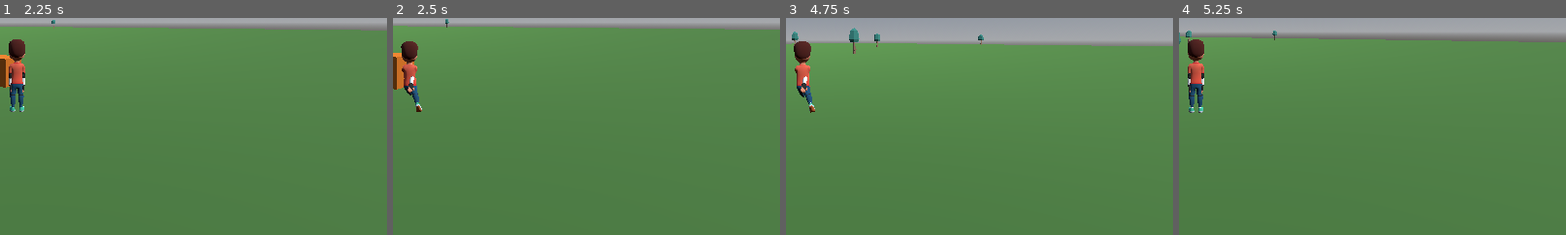
Above: before the commit, frames 1-4 (left to right).
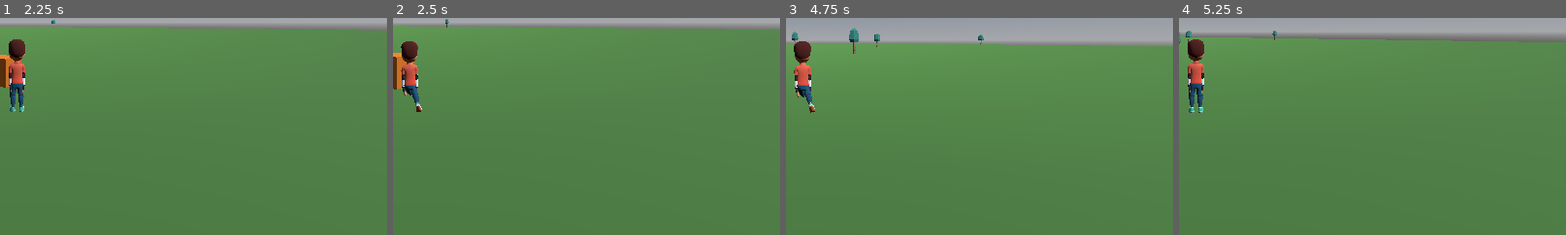
Above: after the commit, the same moments.

Repository: BigBang1010101010/game12
Game: Godot game, scene res://scenes/character_select.tscn
Same seed, same stepped clock (60 frames per second), same inputs: the game is played once before the commit and once after it.
Inputs (mouse positions are % of the whole screen's width and height, from its top left):
- Up to frame 1 (2.25 s): click "Personaje 1" at 0.5 s; tap Enter at 1.25 s; move the mouse to (49, 52) at 1.27 s; hold W (move_forward) from 1.28 s (still down); tap Space (jump) at 1.35, 1.52, 1.82 s; click (49, 52) at 1.42 s; move the mouse to (57, 51) at 2.02 s; tap E (interact) at 2.1 s
- Up to frame 2 (2.5 s): keep holding W (move_forward); tap Space (jump) at 2.27, 2.3 s
- Up to frame 3 (4.75 s): tap Space (jump) at 2.57, 3.05, 3.6, 3.77, 4.07, 4.52, 4.55 s; tap E (interact) at 2.75 s; move the mouse to (42, 49) at 2.77 s; tap Shift at 2.85 s; move the mouse to (51, 50) at 3.52 s; release W (move_forward) at 3.53 s; hold A (move_left) 3.53-4.28 s; click (51, 50) at 3.67 s; move the mouse to (46, 48) at 4.27 s; hold W (move_forward) from 4.28 s (still down); hold E (interact) from 4.28 s (still down)
- Up to frame 4 (5.25 s): keep holding W (move_forward); tap Space (jump) at 4.82 s; move the mouse to (55, 50) at 5.02 s; release E (interact) at 5.03 s; tap Shift at 5.1 s
The pictures show only the part of the screen within x 48-98%, y 50-100%; the shares and areas given below are measured in that part.

Frame 1 is identical in both runs. In frame 2, 0.2% of the frame differs, in the area x 2-7%, y 21-36%; in frame 3, 0.2%, in the area x 2-7%, y 22-37%; in frame 4, nothing differs.

Commit message:
Reset run animation's arms to the same static down pose as idle/jump
The animated arm-chain retargeting for run kept producing broken poses
(axis-mismatch, then a seek()-without-play() freeze) despite each fix
passing verification at the time. Rather than continue iterating on that
complex per-sample retargeting path, remove it: all clips now use the
same static "arms down" pose already proven correct by repeated
rendering. Legs and torso still animate normally from run's own data.
Verified via verify_animations.gd (PASS) and real rendered gameplay
screenshots across a full run cycle.

Diff:
--- a/scripts/character_rig.gd
+++ b/scripts/character_rig.gd
@@ -40,18 +40,25 @@
 ## not the borrowed-pose's raised arms) before this was relied on.
 const ARM_CHAIN_SIDES := ["Left", "Right"]
 
+## Run's arm chain previously used an animated (per-sample) retarget of the
+## source clip's own arm swing, but that path had two separate bugs (an
+## axis-convention mismatch, then a seek()-without-play() no-op) each of
+## which produced a visibly broken pose despite passing numeric checks. To
+## stop that class of bug for good, every clip - including run - now uses
+## the same static "arms down" reference already proven correct by repeated
+## rendering: arms just hang at the sides instead of swinging while running.
+## Legs/torso still animate normally from run's own data (untouched, never
+## the source of a reported visual bug).
 static func build_animation_player(skeleton: Skeleton3D) -> AnimationPlayer:
 	var bone_names := {}
 	for i in skeleton.get_bone_count():
 		bone_names[skeleton.get_bone_name(i)] = true
 
 	var static_arms_down := _compute_arms_down_reference(skeleton)
-	var run_arm_animated := _compute_run_arm_animated_reference(skeleton)
 
 	var library := AnimationLibrary.new()
 	for anim_name in ANIM_PATHS:
-		var override := run_arm_animated if anim_name == "run" else static_arms_down
-		var anim := _load_and_retarget(ANIM_PATHS[anim_name], bone_names, skeleton, override)
+		var anim := _load_and_retarget(ANIM_PATHS[anim_name], bone_names, skeleton, static_arms_down)
 		if anim:
 			library.add_animation(anim_name, anim)
 
@@ -94,112 +101,10 @@
 
 	return result
 
-## "run" is the one clip with real arm-swing data (measured directly from
-## its own raw keyframes: 51-91 degrees of genuine motion, vs. idle/jump's
-## 1-8 degrees), so unlike idle/jump it can't just hold a fixed pose - but
-## naively retargeting it with the plain delta-quaternion formula (see
-## _load_and_retarget) looked visibly wrong once actually rendered: elbows
-## bending up toward the head instead of a natural running arm swing, even
-## though the numeric rotation *magnitude* matched the source. The
-## quaternion delta only corrects for source and target disagreeing on
-## what "zero rotation" is - it does NOT correct for source and target
-## disagreeing on which axis a bone's local rotation happens around, and
-## that mismatch is invisible at idle/jump's few-degree motions but very
-## visible at run's 50-90 degree swings.
-##
-## Fix: resample the SOURCE's own posed arm/forearm/hand positions across
-## the whole cycle - letting Godot's normal scene-tree FK do the work via
-## the source clip's own embedded AnimationPlayer - and at each sample
-## point, use the same world-direction-matching technique as
-## _compute_arms_down_reference to compute what LOCAL target rotation
-## makes the target bone point the same real-world direction the source's
-## bone is *actually* pointing at that moment. This is immune to the
-## axis-convention mismatch because it never compares raw quaternions
-## between the two rigs - only 3D positions, in a shared world frame.
-static func _compute_run_arm_animated_reference(skeleton: Skeleton3D) -> Dictionary:
-	var packed: PackedScene = load(ANIM_PATHS["run"])
-	var instance := packed.instantiate()
-	Engine.get_main_loop().root.add_child(instance)
-	var source_player := _find_animation_player(instance)
-	var source_anim_name := _find_real_animation_name(source_player)
-	var result := {}
-	if source_anim_name == "":
-		instance.queue_free()
-		return result
-	# seek() only advances a playback that's actually assigned (via play());
-	# without this, every seek() below is a no-op and every sample reads the
-	# same untouched node transform (whatever the glTF importer set as each
-	# node's default transform, not any real point in the run cycle) -
-	# confirmed by dumping the built "run" animation's own keys, which showed
-	# all 25 arm/forearm keyframes holding one identical bent quaternion for
-	# the whole clip instead of animating, matching a real gameplay
-	# screenshot of the arm frozen wrapped across the torso mid-stride.
-	source_player.play(source_anim_name)
-	var source_anim := source_player.get_animation(source_anim_name)
-	if not source_anim:
-		instance.queue_free()
-		return result
-
-	var rest_dirs := {}
-	for side in ARM_CHAIN_SIDES:
-		var arm_idx := skeleton.find_bone(side + "Arm")
-		var forearm_idx := skeleton.find_bone(side + "ForeArm")
-		var hand_idx := skeleton.find_bone(side + "Hand")
-		if arm_idx < 0 or forearm_idx < 0 or hand_idx < 0:
-			continue
-		var arm_rest: Transform3D = skeleton.get_bone_global_rest(arm_idx)
-		var forearm_rest: Transform3D = skeleton.get_bone_global_rest(forearm_idx)
-		var hand_rest: Transform3D = skeleton.get_bone_global_rest(hand_idx)
-		rest_dirs[side] = {
-			"arm_idx": arm_idx, "arm_rest": arm_rest, "arm_dir": (forearm_rest.origin - arm_rest.origin).normalized(),
-			"forearm_rest": forearm_rest, "forearm_dir": (hand_rest.origin - forearm_rest.origin).normalized(),
-		}
-
-	# _point_arm_at expects both the "from" and "to" directions in the same
-	# space; arm_dir/forearm_dir above are skeleton-local (from
-	# get_bone_global_rest), so the source's world-space directions need
-	# the same world->skeleton-local conversion _compute_arms_down_reference
-	# uses.
-	var world_to_skel: Basis = skeleton.global_transform.basis.inverse()
-
-	var samples := 24
-	for side in ARM_CHAIN_SIDES:
-		result[side + "Arm"] = {"times": PackedFloat32Array(), "quats": []}
-		result[side + "ForeArm"] = {"times": PackedFloat32Array(), "quats": []}
-
-	for si in range(samples + 1):
-		var t: float = source_anim.length * float(si) / float(samples)
-		source_player.seek(t, true)
-
-		for side in ARM_CHAIN_SIDES:
-			var arm_node := instance.find_child(side + "Arm", true, false)
-			var forearm_node := instance.find_child(side + "ForeArm", true, false)
-			var hand_node := instance.find_child(side + "Hand", true, false)
-			if not arm_node or not forearm_node or not hand_node:
-				continue
-			var arm_world_dir: Vector3 = (forearm_node.global_transform.origin - arm_node.global_transform.origin).normalized()
-			var forearm_world_dir: Vector3 = (hand_node.global_transform.origin - forearm_node.global_transform.origin).normalized()
-			var arm_target: Vector3 = (world_to_skel * arm_world_dir).normalized()
-			var forearm_target: Vector3 = (world_to_skel * forearm_world_dir).normalized()
-
-			var rd: Dictionary = rest_dirs[side]
-			var pose := _point_arm_at(
-				skeleton, rd["arm_idx"], rd["arm_rest"], rd["arm_dir"], rd["forearm_rest"], rd["forearm_dir"],
-				arm_target, forearm_target
-			)
-			result[side + "Arm"]["times"].append(t)
-			result[side + "Arm"]["quats"].append(pose[0])
-			result[side + "ForeArm"]["times"].append(t)
-			result[side + "ForeArm"]["quats"].append(pose[1])
-
-	instance.queue_free()
-	return result
-
-## Shared math for both the static (arms-down) and animated (run) cases:
-## given the upper arm's and forearm's own rest-pose direction vectors
-## (skeleton-local space) and two TARGET directions to point them at
-## (already in skeleton-local space, or world space - see below), returns
-## [arm_local_rotation, forearm_local_rotation].
+## Shared math for the static "arms down" case: given the upper arm's and
+## forearm's own rest-pose direction vectors (skeleton-local space) and two
+## TARGET directions to point them at (already in skeleton-local space),
+## returns [arm_local_rotation, forearm_local_rotation].
 static func _point_arm_at(
 	skeleton: Skeleton3D, arm_idx: int, arm_rest: Transform3D, arm_dir: Vector3,
 	forearm_rest: Transform3D, forearm_dir: Vector3, arm_target_dir: Vector3, forearm_target_dir: Vector3
@@ -267,16 +172,6 @@
 
 		var override_value: Variant = arm_pose_override.get(bone_name) if ttype == Animation.TYPE_ROTATION_3D else null
 
-		if override_value is Dictionary:
-			# Animated override (run's arm chain): replace this track's
-			# keys entirely with the pre-sampled world-direction-matched
-			# ones, ignoring the source's own (axis-mismatched) keys.
-			var times: PackedFloat32Array = override_value["times"]
-			var quats: Array = override_value["quats"]
-			for i in range(times.size()):
-				out.rotation_track_insert_key(new_track, times[i], quats[i])
-			continue
-
 		for ki in source_anim.track_get_key_count(ti):
 			var t: float = source_anim.track_get_key_time(ti, ki)
 			var v = source_anim.track_get_key_value(ti, ki)
@@ -316,20 +211,6 @@
 				return lib.get_animation(anim_name)
 	return null
 
-## Same lookup as _find_real_animation, but returns the qualified name
-## (library-prefixed, as AnimationPlayer.play() expects) instead of the
-## Animation resource, so callers that need to seek() a real playback (which
-## requires an assigned/playing animation, not just the resource) can do so.
-static func _find_real_animation_name(player: AnimationPlayer) -> String:
-	if not player:
-		return ""
-	for lib_name in player.get_animation_library_list():
-		var lib := player.get_animation_library(lib_name)
-		for anim_name in lib.get_animation_list():
-			if not anim_name.contains("Targeting"):
-				return (lib_name + "/" + anim_name) if lib_name != "" else anim_name
-	return ""
-
 static func find_skeleton(n: Node) -> Skeleton3D:
 	if n is Skeleton3D:
 		return n
